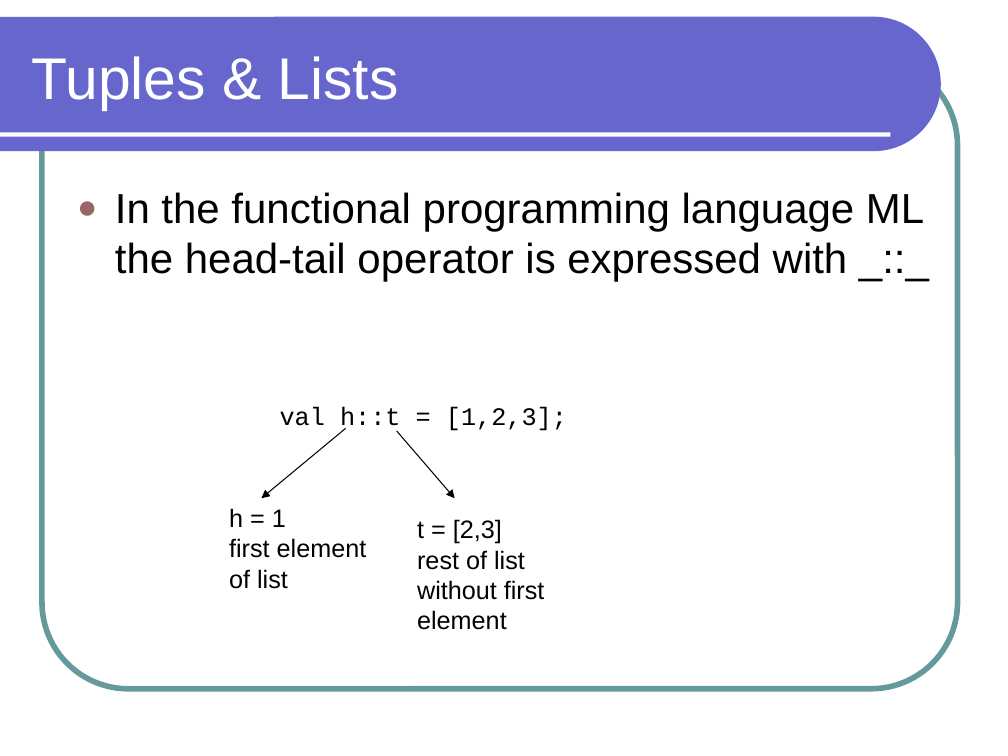
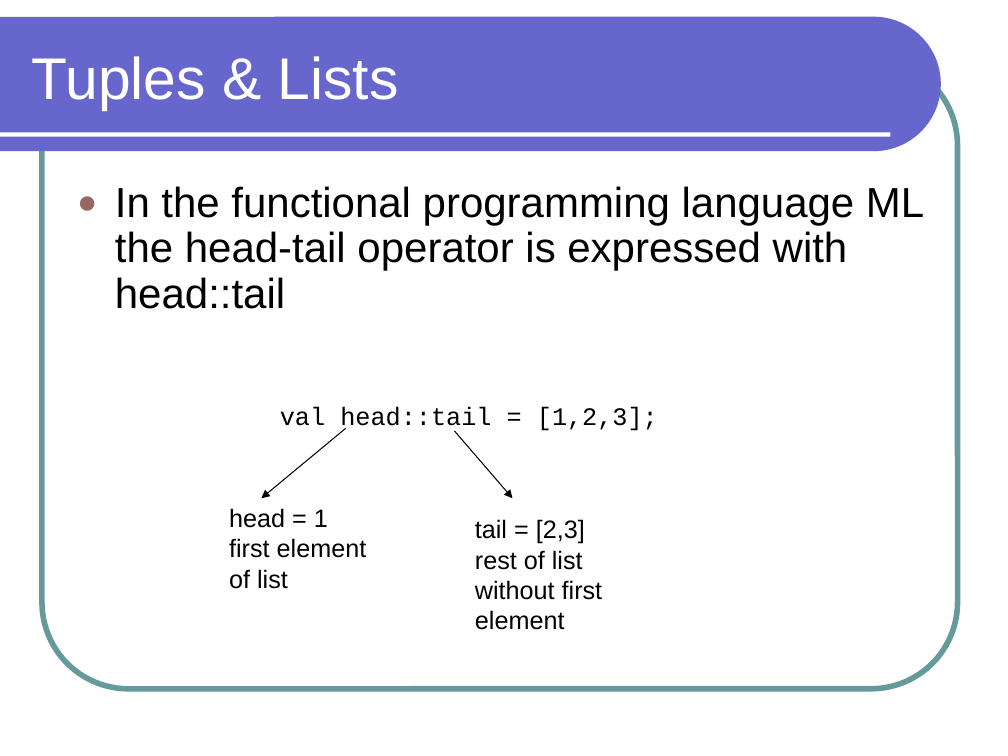
Before and after one commit to lutzhamel/CSC301, a slide deck: slide 7 of notes/csc301-ln013.ppt. Drawn at 1008x756 pixels with LibreOffice and Linux fonts; fonts in the diff are those of the drawing. Boxes give left, top, right and bottom in pixels: in the first picture for what was removed or moved away, otherwise in the second. Text is boxed around its words. In the diff, an @@ line names an element or a change of style, - is before the commit and + after.

```diff
--- a/notes/csc301-ln013.ppt
+++ b/notes/csc301-ln013.ppt
@@ text at box(115, 186, 924, 309): text changed @@
-● In the functional programming language ML the head-tail operator is expressed with _::_
+● In the functional programming language ML the head-tail operator is expressed with head::tail
@@ text at box(280, 406, 658, 433): text changed @@
-val h::t = [1,2,3];
+val head::tail = [1,2,3];
@@ arrow moved from (397, 431) - (455, 498) to (455, 431) - (512, 498) @@
@@ text at box(229, 508, 367, 589): text changed @@
-h = 1
-first element
-of list
+head = 1
+first element
+of list
@@ text at box(475, 519, 603, 630): text changed @@
-t = [2,3]
-rest of list
-without first
-element
+tail = [2,3]
+rest of list
+without first
+element
```
Also in this commit, not shown: 1 slide added, 1 other file.
